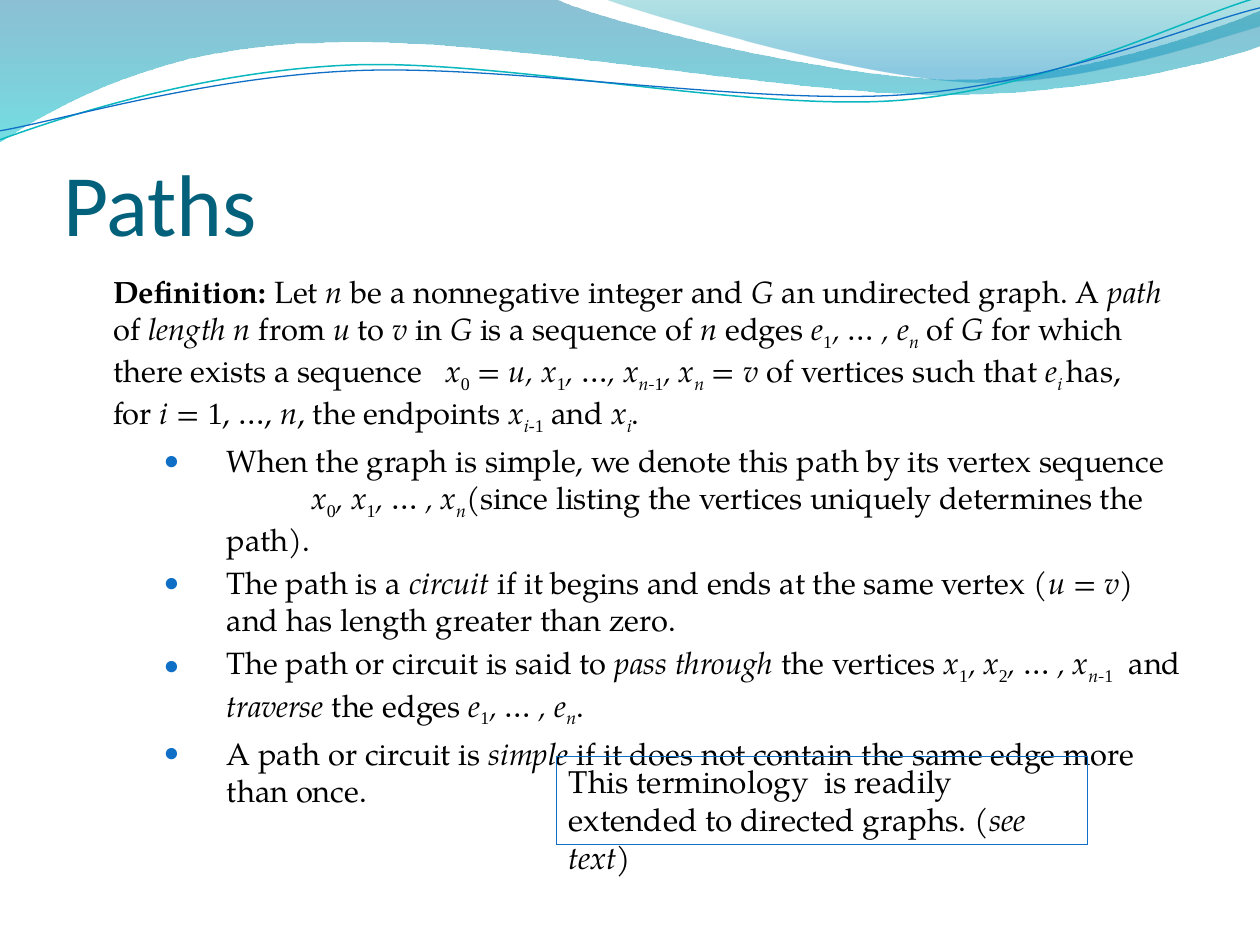
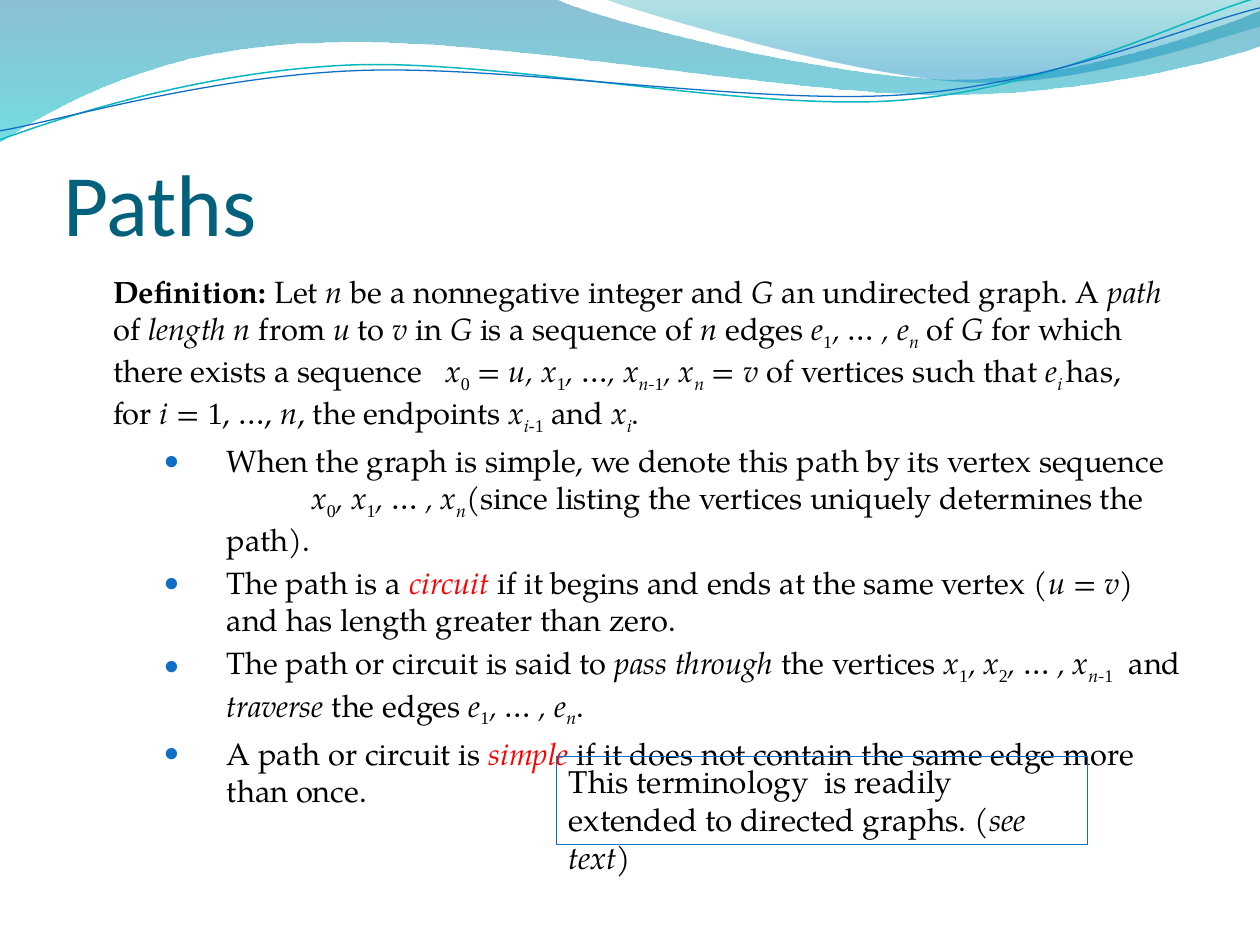
Before and after one commit to lin-chen-GA/lin-chen-GA.github.io, a slide deck: slide 63 of cs2620/slides/cs2620_notes10.pptx. Drawn at 1260x945 pixels with LibreOffice and Linux fonts; fonts in the diff are those of the drawing; background and template pictures are left out. Boxes give left, top, right and bottom in pixels: in the first picture for what was removed or moved away, otherwise in the second. Text is boxed around its words. In the diff, an @@ line names an element or a change of style, - is before the commit and + after.

```diff
--- a/cs2620/slides/cs2620_notes10.pptx
+++ b/cs2620/slides/cs2620_notes10.pptx
@@ text at (227, 571, 1134, 803): text colour #000000 to #FF0000 in "circuit", "simple" @@
```
Also in this commit, not shown: 8 other slides changed, 1 slide added, 2 other files.
